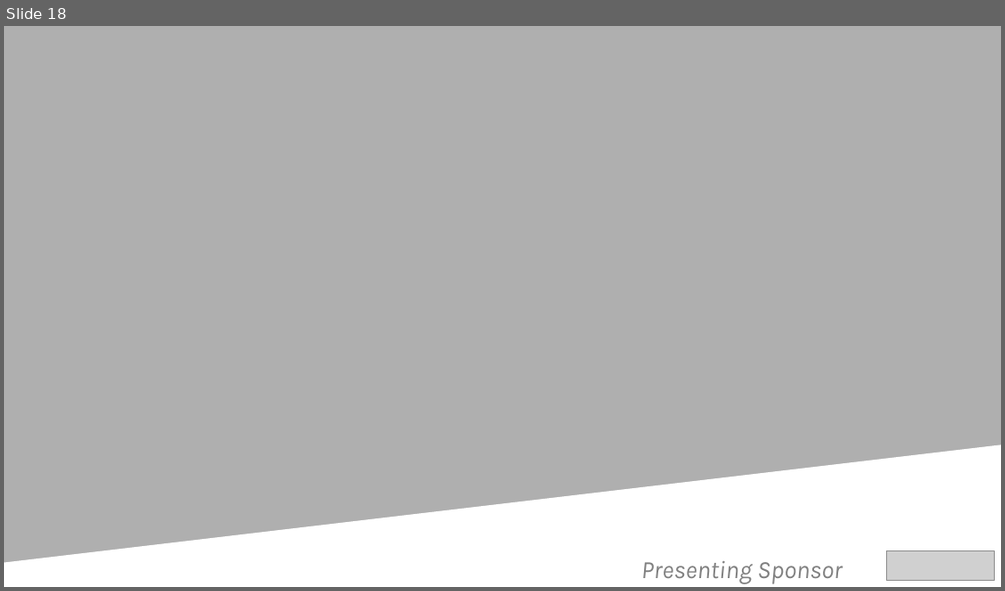
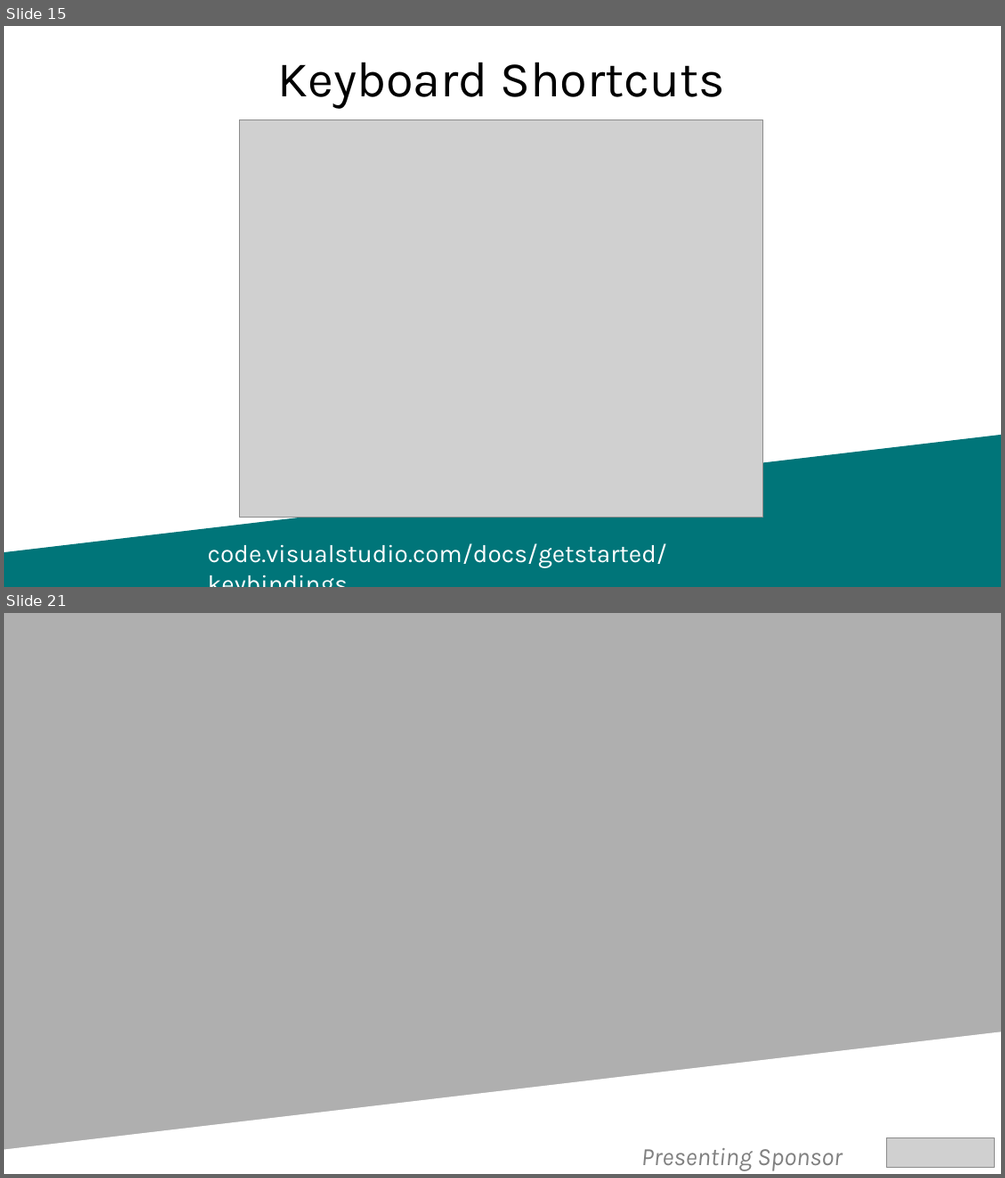
Before and after one commit to SQLDBAWithABeard/Presentations, a slide deck: 2018/24 HoP/PowerShell.pptx. Shown one above the other, each under a label of ours: slide 18 before the commit, slides 15 and 21 after it; the slides between them are not shown. The pictures are 1005x591 and 1005x1178 pixels, drawn with LibreOffice and Linux fonts; fonts in the diff are those of the drawing; grey boxes stand for pictures; background and template pictures are left out. Boxes give left, top, right and bottom in pixels: in the first picture for what was removed or moved away, otherwise in the second. Text is boxed around its words. In the diff, an @@ line names an element or a change of style, - is before the commit and + after.

```diff
--- a/2018/24 HoP/PowerShell.pptx
+++ b/2018/24 HoP/PowerShell.pptx
@@ slide 15 added at <box>4,26,1001,587</box>, background #FFFFFF @@
@@ title added at <box>277,62,725,109</box>, 36 pt, text #000000 @@
+Keyboard Shortcuts
@@ picture added at <box>239,120,762,517</box> @@
@@ freeform shape added at <box>4,435,1001,587</box>, fill #007579 @@
@@ text added at <box>208,543,667,568</box>, 18 pt, text #FFFFFF @@
+code.visualstudio.com/docs/getstarted/keybindings
@@ what was slide 18 is now slide 21 @@
```
Also in this commit, not shown: 3 slides changed, 15 other slides added, 13 slides removed.
